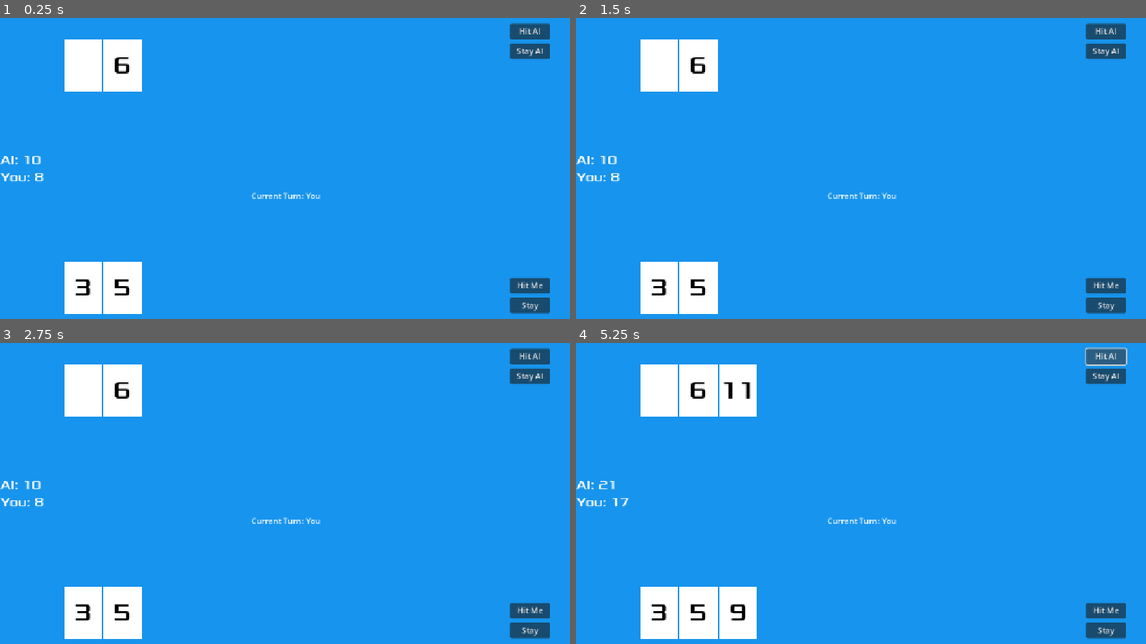
Above: before the commit, frames 1-4 (two rows, left to right).
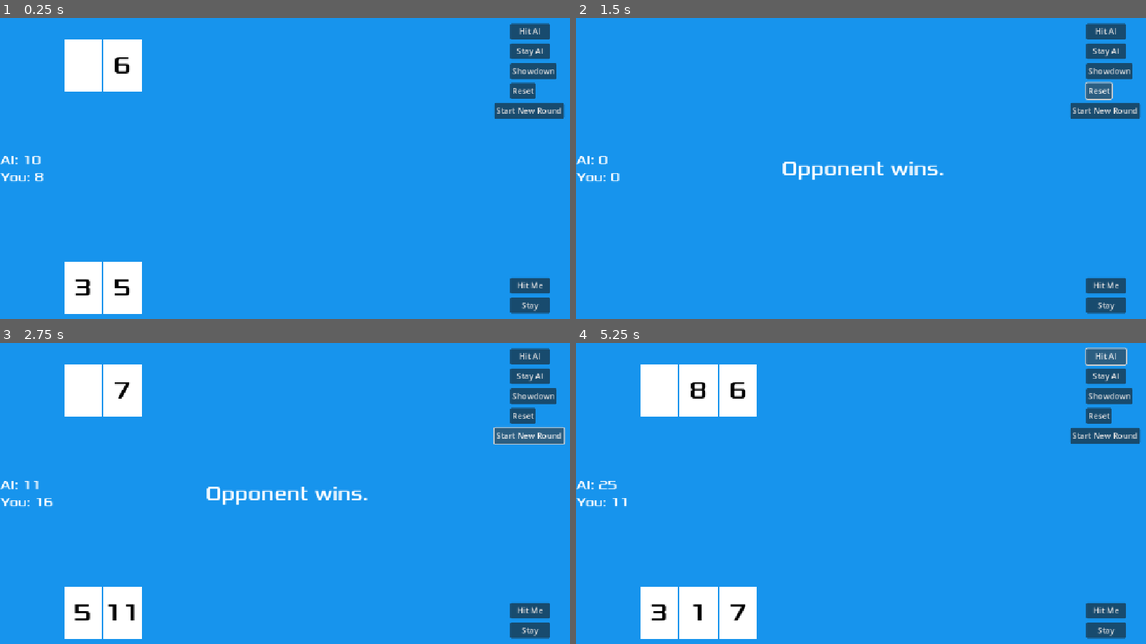
Above: after the commit, the same moments.

Repository: charcabrera/blackjack-1v1
Game: Godot game, scene res://main.tscn
Two runs of this game, one before a commit and one after it. Both use one fixed random seed, a clock stepped at 60 frames per second and the inputs below.
Inputs (mouse positions are in pixels of both pictures, inside the frame that each line leads up to):
- Up to frame 1 (0.25 s): no input
- Up to frame 2 (1.5 s): click (1111, 72) at 0.5 s, where only the run after the commit has a clickable "Showdown"; click (1100, 90) at 1.25 s, where only the run after the commit has a clickable "Reset"
- Up to frame 3 (2.75 s): click (530, 436) at 2 s, where only the run after the commit has a clickable "Start New Round"
- Up to frame 4 (5.25 s): click (1106, 436) at 2.75 s, where only the run after the commit has a clickable "Start New Round"; click "Hit Me" at 3.5 s; click "Stay" at 4.25 s; click "Hit AI" at 5 s

The runs differ from the first frame. In frame 1, 1.5% of the frame differs, in the area x 44-100%, y 14-61%; in frame 2, 6.9%, in the area x 4-100%, y 7-99%; in frame 3, 2.6%; in frame 4, 1.9%.

Commit message:
at a point where i feel like i can call this almost a game

Diff:
--- a/card.tscn
+++ b/card.tscn
@@ -3,7 +3,7 @@
 [ext_resource type="Script" uid="uid://c2byk1vm1atip" path="res://card.gd" id="1_kikvd"]
 [ext_resource type="FontFile" uid="uid://pqgvjroxqr2s" path="res://fonts/Xolonium-Regular.ttf" id="1_rjlel"]
 
-[node name="Card" type="ColorRect"]
+[node name="Card" type="ColorRect" groups=["cards"]]
 offset_right = 75.0
 offset_bottom = 105.0
 script = ExtResource("1_kikvd")
--- a/debug_menu.gd
+++ b/debug_menu.gd
@@ -2,6 +2,9 @@
 
 signal hit
 signal stay
+signal showdown
+signal reset
+signal start
 
 # Called when the node enters the scene tree for the first time.
 func _ready() -> void:
@@ -20,3 +23,15 @@
 
 func _on_ai_stay_button_pressed() -> void:
 	stay.emit()
+
+
+func _on_showdown_button_pressed() -> void:
+	showdown.emit()
+
+
+func _on_reset_button_pressed() -> void:
+	reset.emit()
+
+
+func _on_start_new_round_button_pressed() -> void:
+	start.emit()
--- a/debug_menu.tscn
+++ b/debug_menu.tscn
@@ -19,5 +19,29 @@
 offset_bottom = 103.0
 text = "Stay AI"
 
+[node name="ShowdownButton" type="Button" parent="."]
+offset_left = 1024.0
+offset_top = 112.0
+offset_right = 1117.0
+offset_bottom = 143.0
+text = "Showdown"
+
+[node name="ResetButton" type="Button" parent="."]
+offset_left = 1024.0
+offset_top = 152.0
+offset_right = 1075.0
+offset_bottom = 183.0
+text = "Reset"
+
+[node name="StartNewRoundButton" type="Button" parent="."]
+offset_left = 992.0
+offset_top = 192.0
+offset_right = 1132.0
+offset_bottom = 223.0
+text = "Start New Round"
+
 [connection signal="pressed" from="AIHitButton" to="." method="_on_ai_hit_button_pressed"]
 [connection signal="pressed" from="AIStayButton" to="." method="_on_ai_stay_button_pressed"]
+[connection signal="pressed" from="ShowdownButton" to="." method="_on_showdown_button_pressed"]
+[connection signal="pressed" from="ResetButton" to="." method="_on_reset_button_pressed"]
+[connection signal="pressed" from="StartNewRoundButton" to="." method="_on_start_new_round_button_pressed"]
--- a/hud.tscn
+++ b/hud.tscn
@@ -13,15 +13,17 @@
 anchor_top = 0.5
 anchor_right = 0.5
 anchor_bottom = 0.5
-offset_left = -81.0
-offset_top = -11.5
-offset_right = 81.0
-offset_bottom = 11.5
+offset_left = -221.5
+offset_top = -24.5
+offset_right = 221.5
+offset_bottom = 24.5
 grow_horizontal = 2
 grow_vertical = 2
 theme_override_fonts/font = ExtResource("2_8sq4i")
 theme_override_font_sizes/font_size = 40
 text = "No cards left in deck."
+horizontal_alignment = 1
+vertical_alignment = 1
 
 [node name="HitButton" type="Button" parent="."]
 offset_left = 1024.0
@@ -53,6 +55,7 @@
 theme_override_font_sizes/font_size = 26
 
 [node name="TurnTrackerLabel" type="Label" parent="."]
+visible = false
 anchors_preset = 8
 anchor_left = 0.5
 anchor_top = 0.5
--- a/main.gd
+++ b/main.gd
@@ -10,10 +10,11 @@
 var playerScore: int = 0
 var oppScore: int = 0
 var stayed: bool = false
+var playTo: int = 21
 
 # Called when the node enters the scene tree for the first time.
 func _ready() -> void:
-	start_round()
+	start_new_round()
 
 
 # Called every frame. 'delta' is the elapsed time since the previous frame.
@@ -83,20 +84,37 @@
 	$HUD.updateScore(playerScore, oppScore)
 
 
-func reset_game() -> void:
+func reset_round() -> void:
 	p1hand.clear()
 	p2hand.clear()
 	generate_deck()
 	playerScore = 0
 	oppScore = 0
 	turn = TURNS.PLAYER
+	get_tree().call_group("cards", "queue_free")
+	$HUD.updateScore(playerScore, oppScore)
+	$P1HandPath/CardSpawnLocation.progress = 0
+	$P2HandPath/CardSpawnLocation.progress = 0
 
-func start_round() -> void:
-	reset_game()
+
+func start_new_round() -> void:
+	reset_round()
 	draw_card_player()
 	draw_card_opp(true)
 	draw_card_player()
 	draw_card_opp()
+	playTo = 21
+
+
+func showdown() -> void:
+	playerScore = sum_array(p1hand)
+	oppScore = sum_array(p2hand)
+	if playerScore <= playTo and (playerScore > oppScore or oppScore > playTo):
+		$HUD.display_info("Player wins.")
+	elif oppScore <= playTo and (oppScore > playerScore or playerScore > playTo):
+		$HUD.display_info("Opponent wins.")
+	else:
+		$HUD.display_info("Draw.")
 
 
 func _on_hud_hit() -> void:
@@ -109,3 +127,15 @@
 
 func _on_debug_menu_stay() -> void:
 	pass # Replace with function body.
+
+
+func _on_debug_menu_reset() -> void:
+	reset_round()
+
+
+func _on_debug_menu_showdown() -> void:
+	showdown()
+
+
+func _on_debug_menu_start() -> void:
+	start_new_round()
--- a/main.tscn
+++ b/main.tscn
@@ -47,4 +47,7 @@
 
 [connection signal="hit" from="HUD" to="." method="_on_hud_hit"]
 [connection signal="hit" from="DebugMenu" to="." method="_on_debug_menu_hit"]
+[connection signal="reset" from="DebugMenu" to="." method="_on_debug_menu_reset"]
+[connection signal="showdown" from="DebugMenu" to="." method="_on_debug_menu_showdown"]
+[connection signal="start" from="DebugMenu" to="." method="_on_debug_menu_start"]
 [connection signal="stay" from="DebugMenu" to="." method="_on_debug_menu_stay"]
